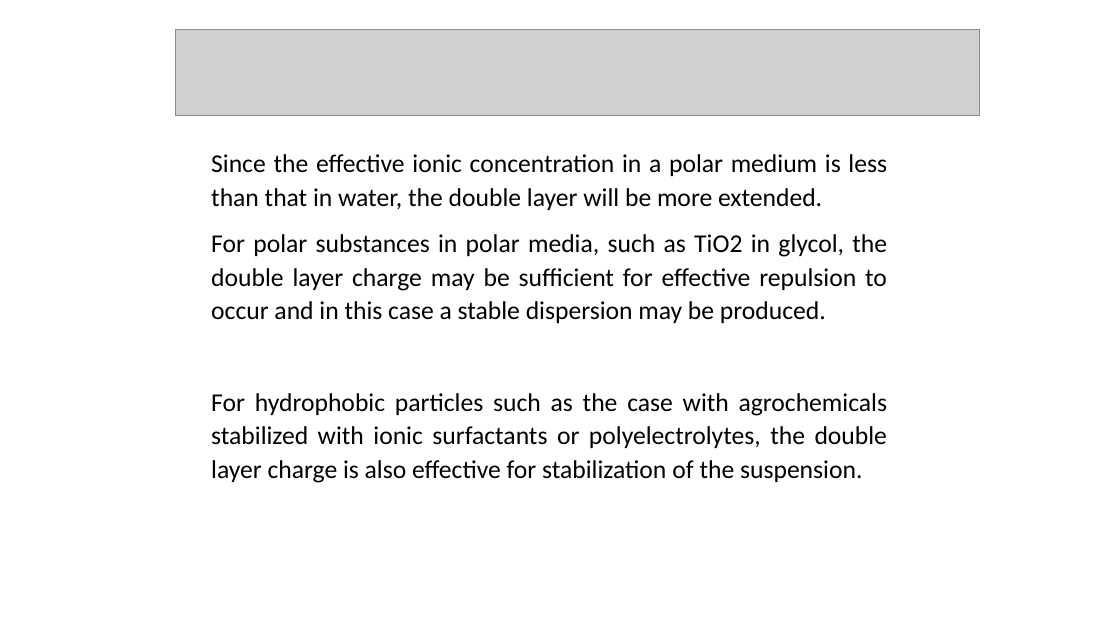
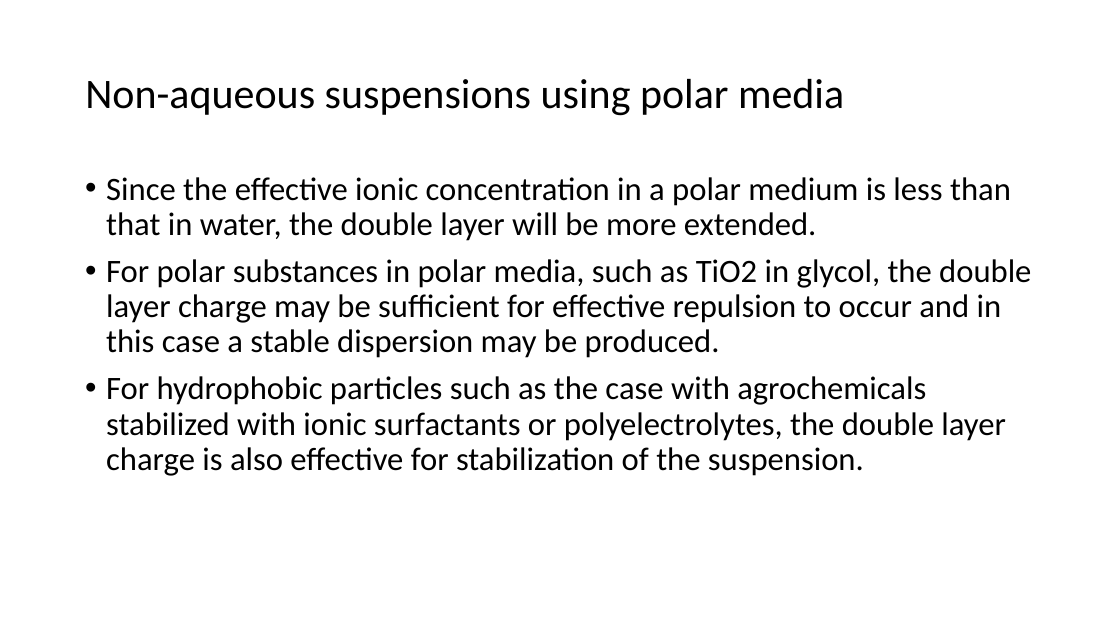
Before and after one commit to LilianaBohus/chemistry-presenations, a slide deck: slide 9 of oil-based-suspensions.ppt (slide 10 before the commit). Drawn at 1120x630 pixels with LibreOffice and Linux fonts; fonts in the diff are those of the drawing; grey boxes stand for pictures. Boxes give left, top, right and bottom in pixels: in the first picture for what was removed or moved away, otherwise in the second. Text is boxed around its words. In the diff, an @@ line names an element or a change of style, - is before the commit and + after.

```diff
--- a/oil-based-suspensions.ppt
+++ b/oil-based-suspensions.ppt
@@ picture removed at bbox=[175, 29, 980, 115] @@
@@ title added at bbox=[85, 79, 844, 116], 36 pt, text #000000 @@
+Non-aqueous suspensions using polar media
@@ text "Since the effective ionic concentration ...": place and size @@
-text "Since the effective ionic concentration ..." at bbox=[211, 154, 887, 483]
+text "Since the effective ionic concentration ..." at bbox=[106, 177, 1031, 476]
@@ text "Since the effective ionic concentration ..." at bbox=[106, 177, 1031, 476]: size 22 to 28 pt; alignment justified to left; bullet none to •; line spacing 1.1 to 0.9 @@
```
Also in this commit, not shown: 9 other slides changed, 3 slides added, 3 slides removed.
